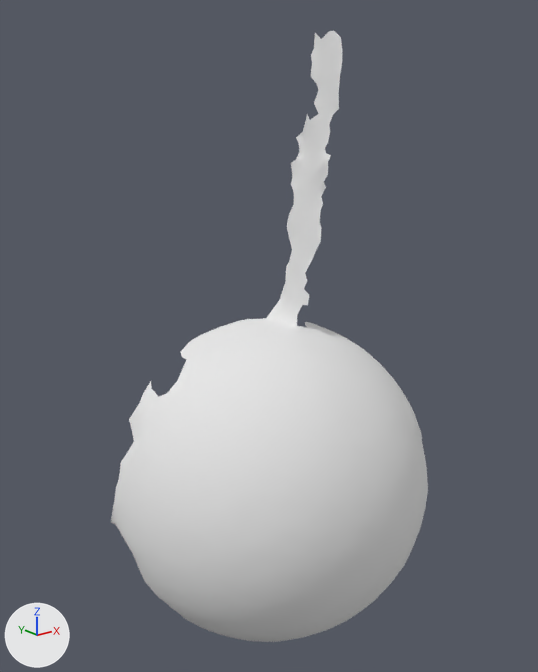
The OBJ model res/pendulum_horizontal/Pendulum_horizontal.000159.obj as it was, and as the next commit left it.
Before and after are seen from a 50 mm camera at (-302.0, -263.0, 311.0) aimed at (72.0, 205.0, 124.0). Lighting does not change. The marker at lower left points along +X, +Y and +Z. Where no turn or scale is listed for an object, it has been applied to the vertices.

The first picture shows 'Pendulum_horizontal.000159'.
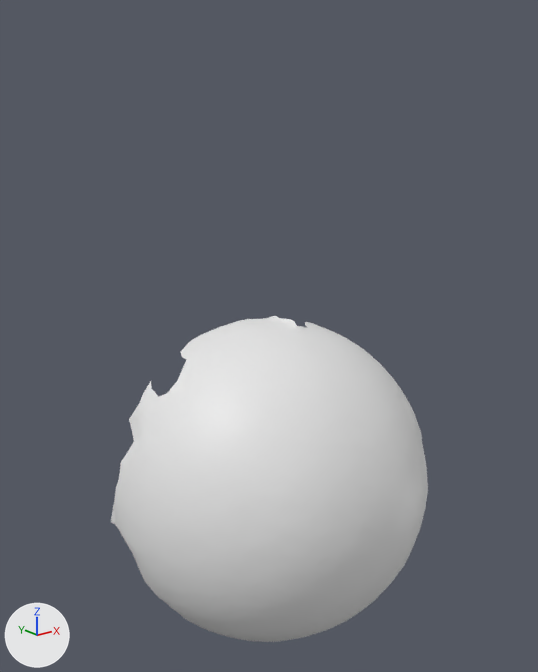
Changed parts and their boxes (x1, y1, x2, y2) in the pictures (538 x 672 px):
'Pendulum_horizontal.000159', reshaped (47% shorter)
    before: (111, 30, 428, 642)
    after: (111, 316, 428, 642)
part 1 of me_pendulum_horizontal_000159, deleted
    before: (267, 30, 342, 325)

The change, as a diff of the scene's bpy script:
```diff
--- a/res/pendulum_horizontal/Pendulum_horizontal.000159.obj.py
+++ b/res/pendulum_horizontal/Pendulum_horizontal.000159.obj.py
@@ me_pendulum_horizontal_000159 @@
 # used by ob_pendulum_horizontal_000159; location = (0.0, 0.0, 0.0)
-me_pendulum_horizontal_000159.from_pydata(...)  # 5222 vertices, 10291 faces; spans x -52.0..217.0, y 89.0..283.0, z -170.0..367.0
-me_pendulum_horizontal_000159.materials.append(mat_pendulum_horizontal_000159)  # white #e7e7e7
+me_pendulum_horizontal_000159.from_pydata(...)  # 4940 vertices, 9788 faces; spans x -52.0..217.0, y 89.0..283.0, z -170.0..127.0
+# me_pendulum_horizontal_000159 part 1
+# 282 vertices are removed from x 113.0..142.0, y 186.0..252.0, z 132.0..367.0
+# 503 faces are deleted
```
